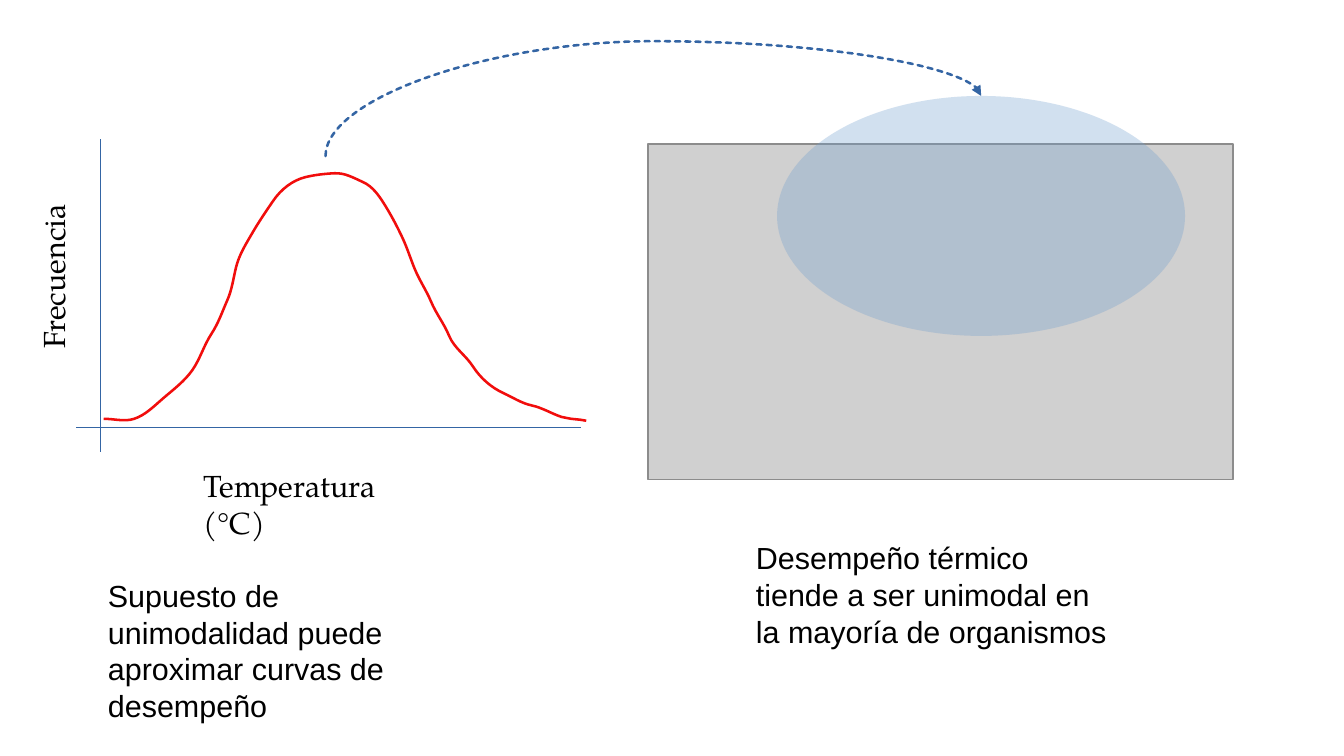
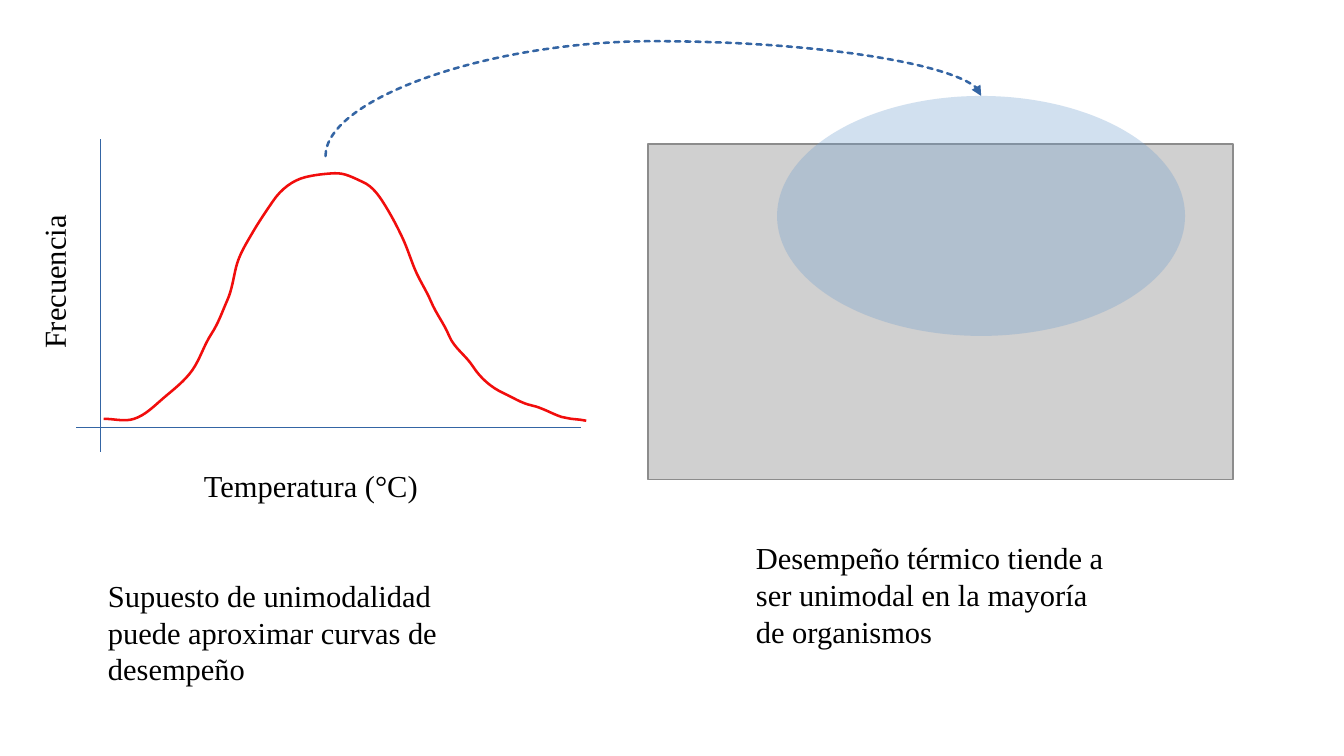
Before and after one commit to gerardommc/Ecologia-Teorica-II, a slide deck: slide 7 of Nicho/Caso-correlativo.odp. Drawn at 1344x756 pixels with LibreOffice and Linux fonts; fonts in the diff are those of the drawing; grey boxes stand for pictures. Boxes give left, top, right and bottom in pixels: in the first picture for what was removed or moved away, otherwise in the second. Text is boxed around its words. In the diff, an @@ line names an element or a change of style, - is before the commit and + after.

```diff
--- a/Nicho/Caso-correlativo.odp
+++ b/Nicho/Caso-correlativo.odp
@@ text "Frecuencia" at bbox=[39, 229, 73, 345]: font TeX Gyre Pagella to Times New Roman @@
@@ text "Temperatura (°C)" at bbox=[204, 476, 418, 504]: font TeX Gyre Pagella to Times New Roman @@
@@ text "Desempeño térmico tiende a ser ..." at bbox=[756, 547, 1104, 649]: font Arial to Times New Roman @@
@@ text "Supuesto de unimodalidad puede aproximar ..." at bbox=[108, 586, 437, 687]: font Arial to Times New Roman @@
```
Also in this commit, not shown: 26 other slides changed, 5 slides added, 2 other files.
